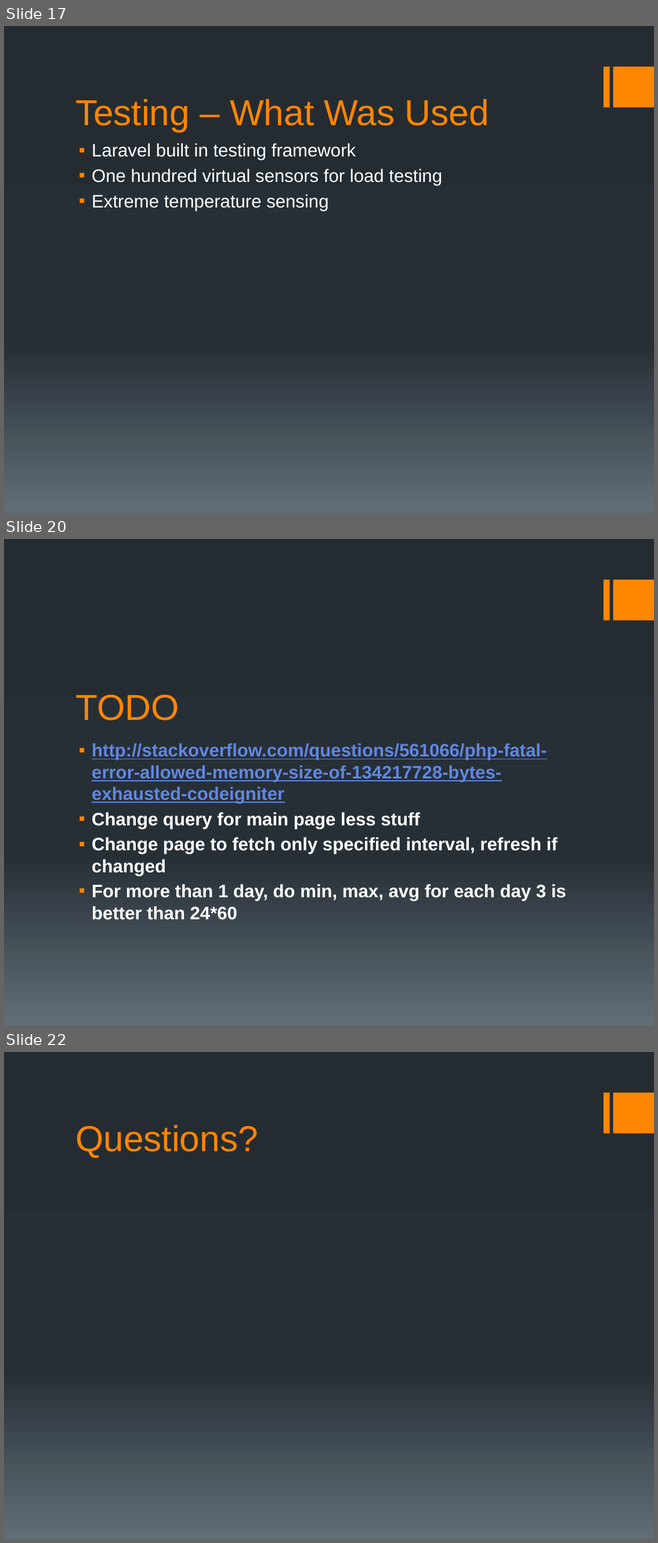
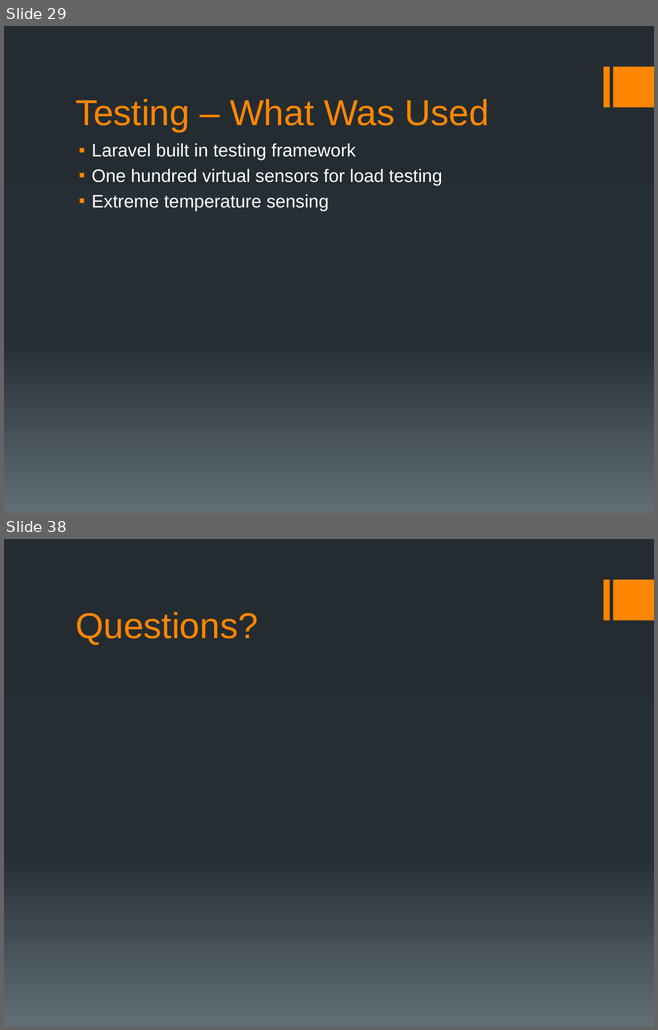
Before and after one commit to Saurutobi/Team3.14, a slide deck: Docs/Presentation/SeniorDesignPresentation.pptx. Shown one above the other, each under a label of ours: slides 17, 20 and 22 before the commit, slides 29 and 38 after it; the slides between them are not shown. The pictures are 658x1543 and 658x1030 pixels, drawn with LibreOffice and Linux fonts; fonts in the diff are those of the drawing. Boxes give left, top, right and bottom in pixels: in the first picture for what was removed or moved away, otherwise in the second. Text is boxed around its words. In the diff, an @@ line names an element or a change of style, - is before the commit and + after.

```diff
--- a/Docs/Presentation/SeniorDesignPresentation.pptx
+++ b/Docs/Presentation/SeniorDesignPresentation.pptx
@@ slide 20 removed at [4,539,654,1026], background gradient #242C33 to #273037 to #636D76; not listed: 2 template elements that a slide beside it also shows @@
@@ title removed at [75,694,179,721] @@
-TODO
@@ text removed at [92,743,566,920] @@
-▪ http://stackoverflow.com/questions/561066/php-fatal-error-allowed-memory-size-of-134217728-bytes-exhausted-codeigniter
-▪ Change query for main page less stuff
-▪ Change page to fetch only specified interval, refresh if changed
-▪ For more than 1 day, do min, max, avg for each day 3 is better than 24*60
@@ what was slide 17 is now slide 29 @@
@@ what was slide 22 is now slide 38 @@
```
Also in this commit, not shown: 6 slides changed, 19 slides added, 2 other slides removed.
